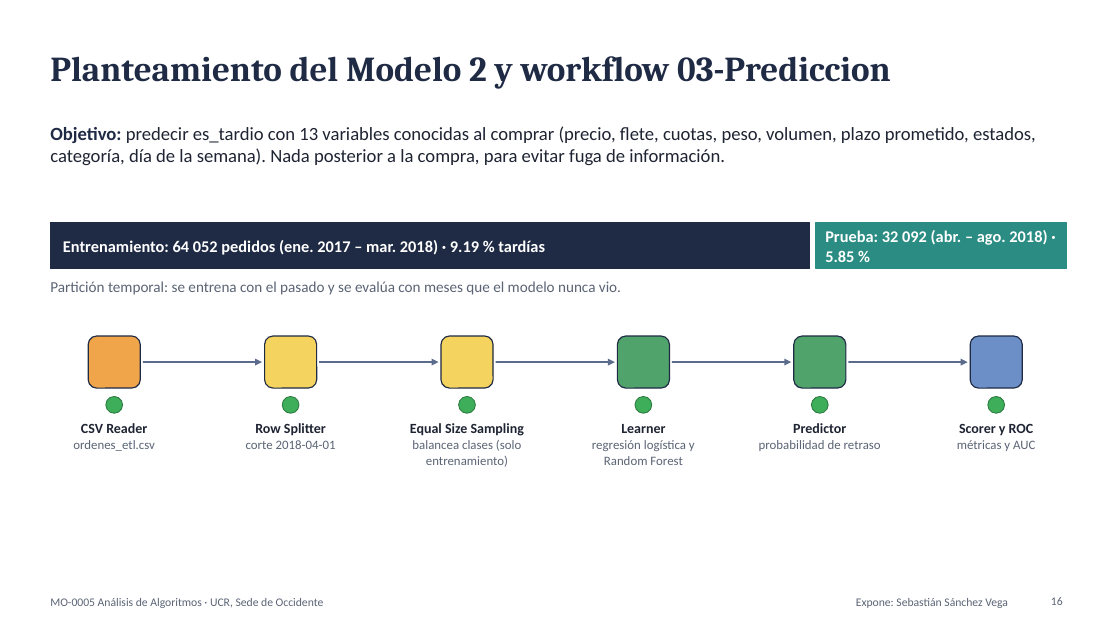
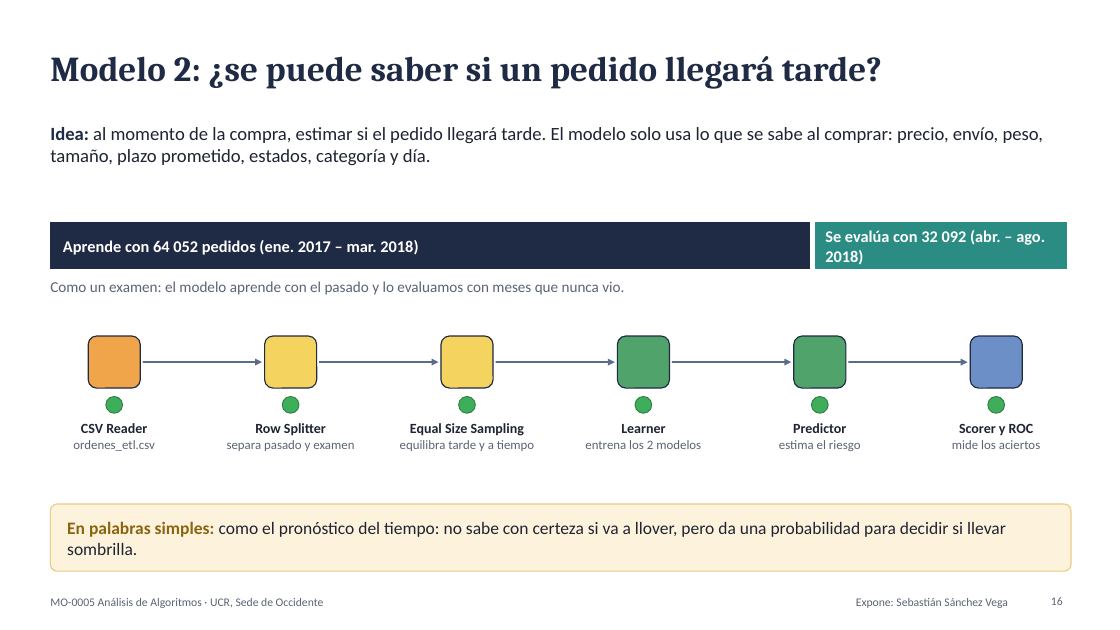
Before and after one commit to FerretoDev/mo0005-ecommerce-ml, a slide deck: slide 16 of presentacion/presentacion.pptx. Drawn at 1120x630 pixels with LibreOffice and Linux fonts; fonts in the diff are those of the drawing. Boxes give left, top, right and bottom in pixels: in the first picture for what was removed or moved away, otherwise in the second. Text is boxed around its words. In the diff, an @@ line names an element or a change of style, - is before the commit and + after.

```diff
--- a/presentacion/presentacion.pptx
+++ b/presentacion/presentacion.pptx
@@ title at [50,56,882,88]: text changed @@
-Planteamiento del Modelo 2 y workflow 03-Prediccion
+Modelo 2: ¿se puede saber si un pedido llegará tarde?
@@ text at [50,127,1043,165]: text changed @@
-Objetivo: predecir es_tardio con 13 variables conocidas al comprar (precio, flete, cuotas, peso, volumen, plazo prometido, estados, categoría, día de la semana). Nada posterior a la compra, para evitar fuga de información.
+Idea: al momento de la compra, estimar si el pedido llegará tarde. El modelo solo usa lo que se sabe al comprar: precio, envío, peso, tamaño, plazo prometido, estados, categoría y día.
@@ text at [825,230,1045,264]: text changed @@
-Prueba: 32 092 (abr. – ago. 2018) · 5.85 %
+Se evalúa con 32 092 (abr. – ago. 2018)
@@ text at [63,240,418,255]: text changed @@
-Entrenamiento: 64 052 pedidos (ene. 2017 – mar. 2018) · 9.19 % tardías
+Aprende con 64 052 pedidos (ene. 2017 – mar. 2018)
@@ text at [50,281,624,295]: text changed @@
-Partición temporal: se entrena con el pasado y se evalúa con meses que el modelo nunca vio.
+Como un examen: el modelo aprende con el pasado y lo evaluamos con meses que nunca vio.
@@ text at [227,440,354,451]: text changed @@
-corte 2018-04-01
+separa pasado y examen
@@ text at [400,440,534,451]: text changed @@
-balancea clases (solo entrenamiento)
+equilibra tarde y a tiempo
@@ text at [585,440,701,449]: text changed @@
-regresión logística y Random Forest
+entrena los 2 modelos
@@ text at [779,440,861,451]: text changed @@
-probabilidad de retraso
+estima el riesgo
@@ text at [952,440,1040,449]: text changed @@
-métricas y AUC
+mide los aciertos
@@ rounded rectangle added at [50,504,1071,571], fill #FDF3DC, outline #EBCB85 1 pt @@
@@ text added at [67,521,1006,555], 15 pt, text #1F2433 @@
+En palabras simples: como el pronóstico del tiempo: no sabe con certeza si va a llover, pero da una probabilidad para decidir si llevar sombrilla.
```
Also in this commit, not shown: 21 other slides changed, 1 slide added, 1 slide removed, 2 other files.
